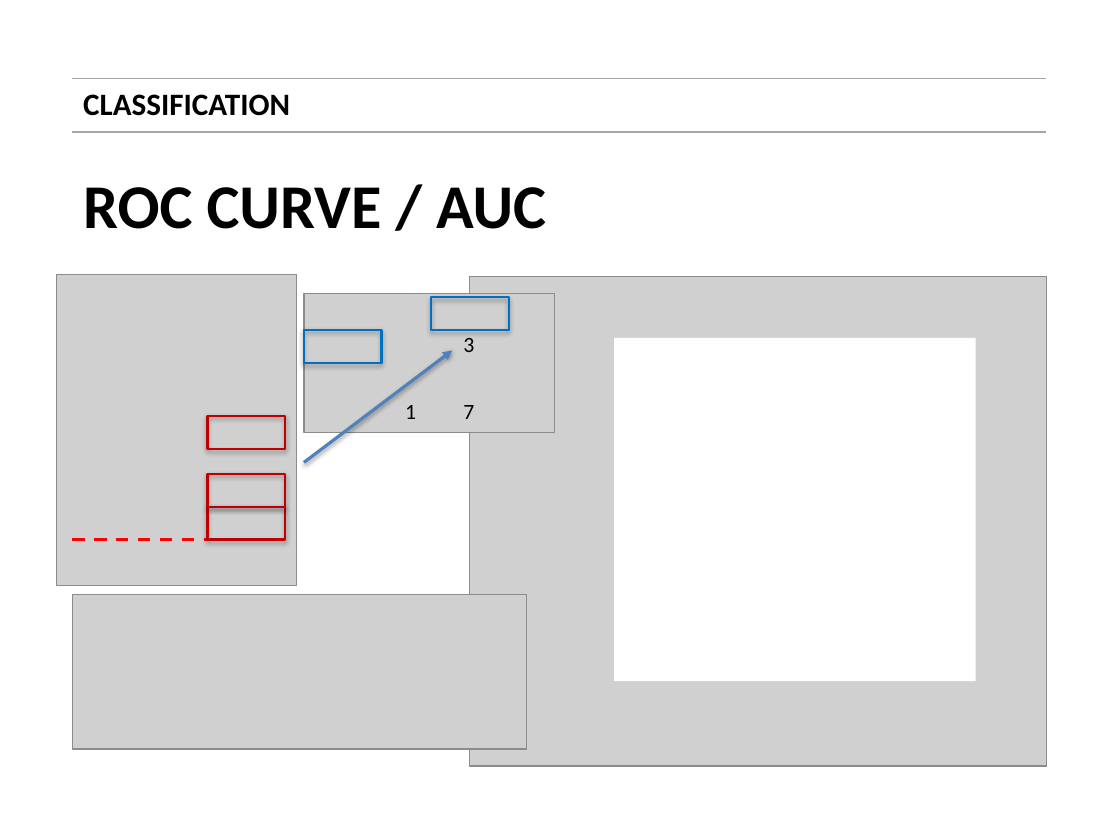
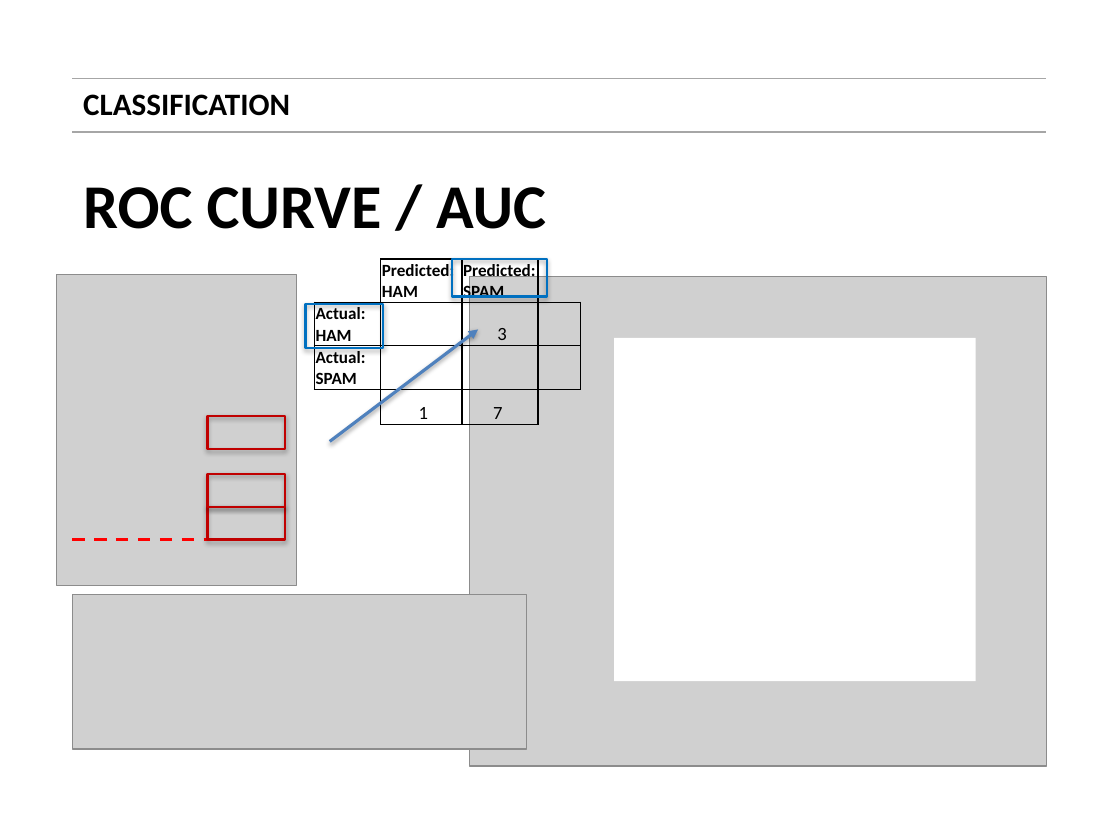
Before and after one commit to vim89/machine-learning-practice, a slide deck: slide 38 of day_3/slides/01_classification.pptx. Drawn at 1120x840 pixels with LibreOffice and Linux fonts; fonts in the diff are those of the drawing; grey boxes stand for pictures. Boxes give left, top, right and bottom in pixels: in the first picture for what was removed or moved away, otherwise in the second. Text is boxed around its words. In the diff, an @@ line names an element or a change of style, - is before the commit and + after.

```diff
--- a/day_3/slides/01_classification.pptx
+++ b/day_3/slides/01_classification.pptx
@@ table added at (x1=315, y1=259, x2=581, y2=429), 4 rows, 4 columns @@
+ | Predicted: HAM | Predicted: SPAM | 
+Actual: HAM |  | 3 | 
+Actual: SPAM |  |  | 
+ | 1 | 7 | 
@@ rectangle resized from (x1=431, y1=297, x2=508, y2=329) to (x1=452, y1=259, x2=547, y2=297) @@
@@ picture removed at (x1=304, y1=293, x2=553, y2=432) @@
@@ rectangle resized from (x1=304, y1=330, x2=381, y2=363) to (x1=306, y1=304, x2=383, y2=347) @@
@@ arrow moved from (304, 463) - (452, 351) to (329, 441) - (478, 329) @@
@@ text removed at (x1=463, y1=338, x2=474, y2=352) @@
-3
@@ text removed at (x1=405, y1=405, x2=416, y2=419) @@
-1
@@ text removed at (x1=463, y1=405, x2=474, y2=419) @@
-7
```
Also in this commit, not shown: 16 other slides changed.
